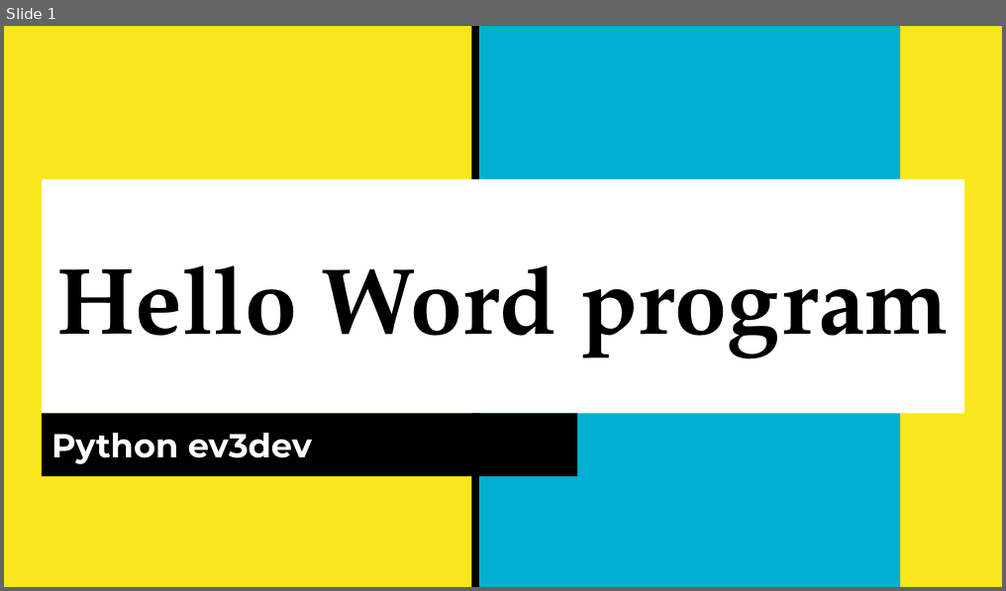
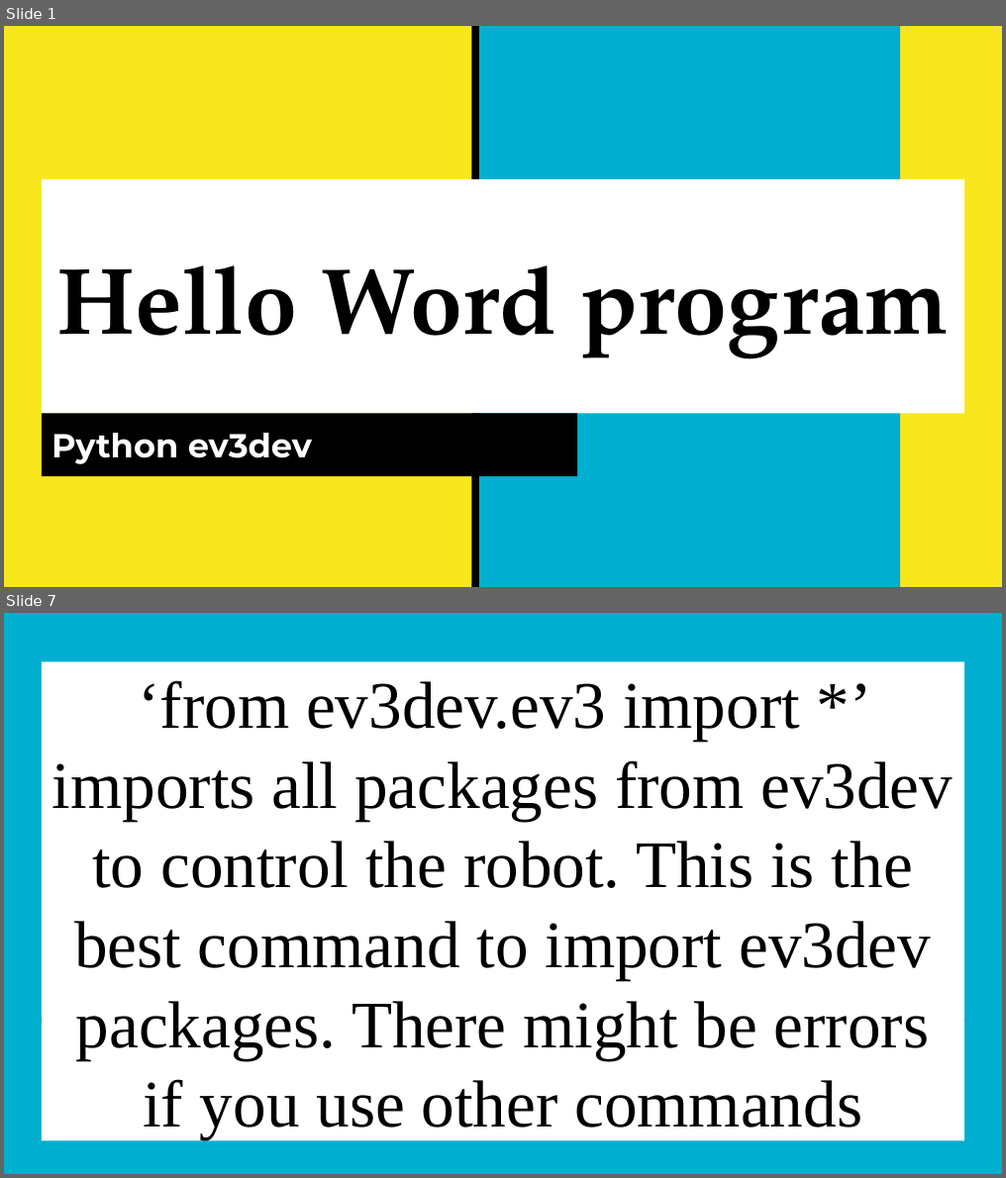
Before and after one commit to stmu-camp/ev3dev, a slide deck: PythonCodeAndDocs/Lessons/Lesson 2_ Hello World!.pptx. Shown one above the other, each under a label of ours: slide 1 before the commit, slides 1 and 7 after it; the slides between them are not shown. The pictures are 1006x591 and 1006x1178 pixels, drawn with LibreOffice and Linux fonts; fonts in the diff are those of the drawing. Boxes give left, top, right and bottom in pixels: in the first picture for what was removed or moved away, otherwise in the second. Text is boxed around its words. In the diff, an @@ line names an element or a change of style, - is before the commit and + after.

```diff
--- a/PythonCodeAndDocs/Lessons/Lesson 2_ Hello World!.pptx
+++ b/PythonCodeAndDocs/Lessons/Lesson 2_ Hello World!.pptx
@@ slide 7 added at (4,613,1002,1174), background #01AFD1 @@
@@ title added at (42,662,965,1141), fill #FFFFFF, 48 pt, text #000000 @@
+‘from ev3dev.ev3 import *’ imports all packages from ev3dev to control the robot. This is the best command to import ev3dev packages. There might be errors if you use other commands
@@ rectangle added at (42,1017,965,1022), fill #000000 @@
```
Also in this commit, not shown: 11 other slides added, 1 slide removed, 4 other files.
